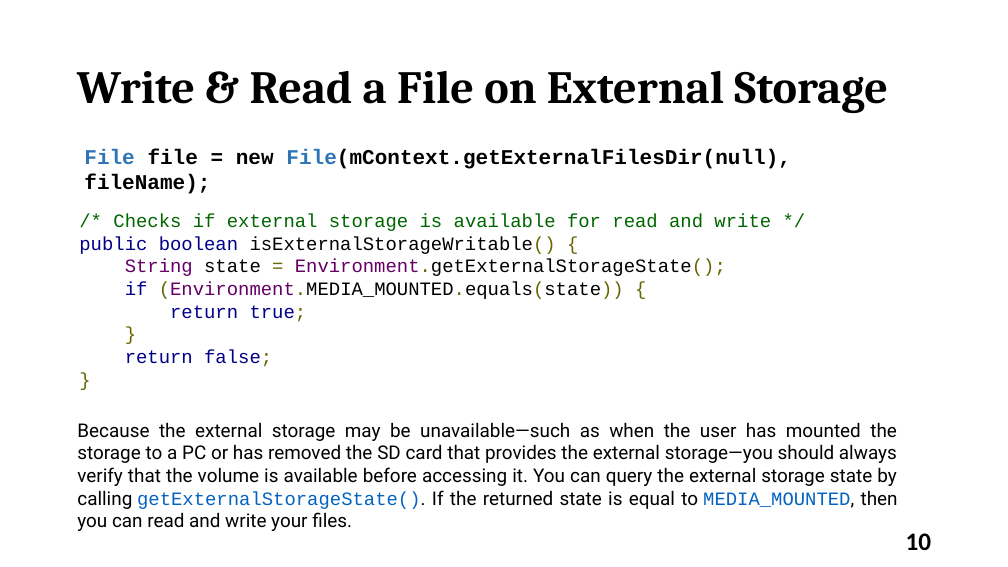
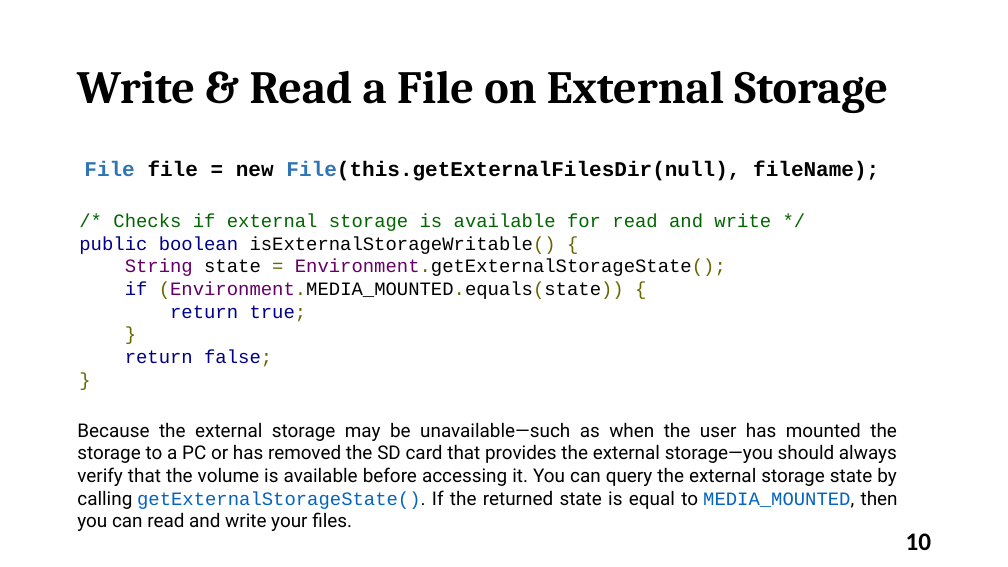
Before and after one commit to varanee/Course, a slide deck: slide 10 of Mobile_App_Dev/Week6/Lec6.odp. Drawn at 1008x567 pixels with LibreOffice and Linux fonts; fonts in the diff are those of the drawing. Boxes give left, top, right and bottom in pixels: in the first picture for what was removed or moved away, otherwise in the second. Text is boxed around its words. In the diff, an @@ line names an element or a change of style, - is before the commit and + after.

```diff
--- a/Mobile_App_Dev/Week6/Lec6.odp
+++ b/Mobile_App_Dev/Week6/Lec6.odp
@@ text at bbox=[84, 161, 879, 181]: text changed @@
-File file = new File(mContext.getExternalFilesDir(null), fileName);
+File file = new File(this.getExternalFilesDir(null), fileName);
```
Also in this commit, not shown: 3 other slides changed, 11 other files.
